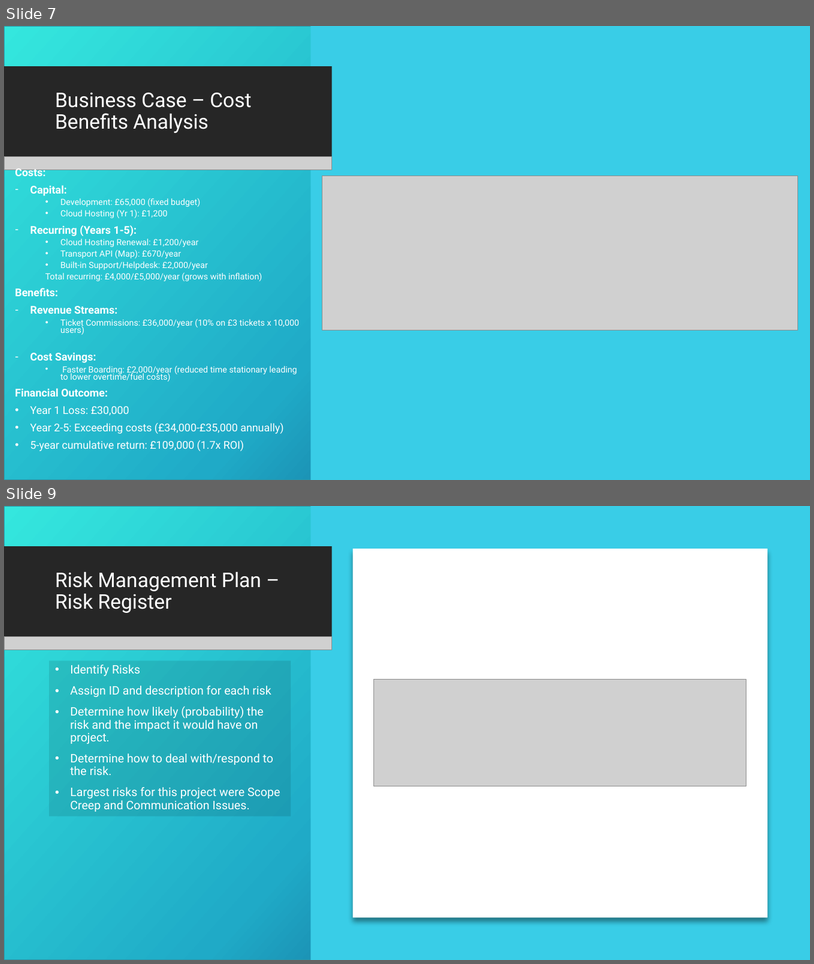
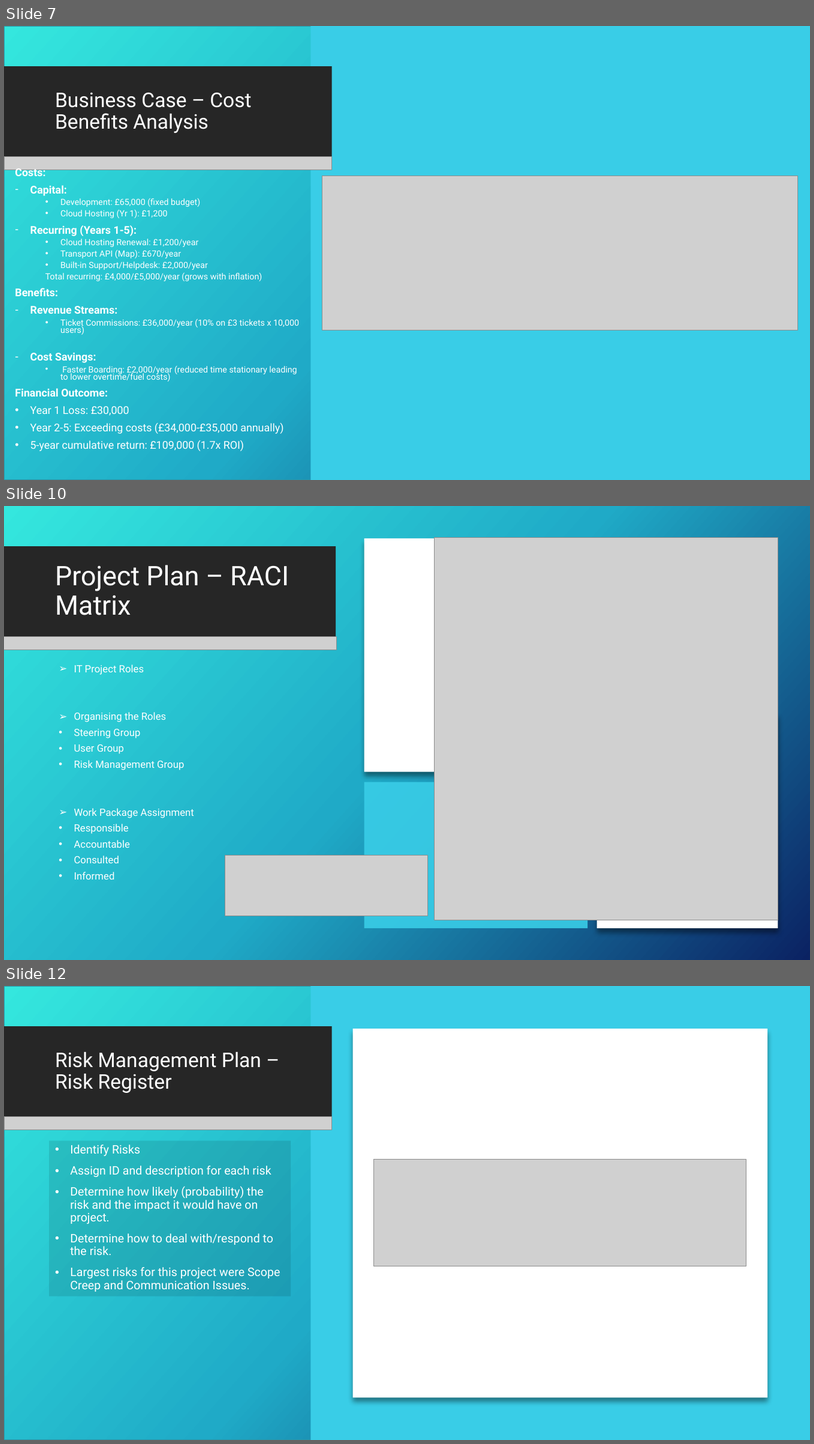
Before and after one commit to c3026923/south-yorkshire-bus-journey-planner, a slide deck: SY Bus Journey Planner Presentation.pptx. Shown one above the other, each under a label of ours: slides 7 and 9 before the commit, slides 7, 10 and 12 after it; the slides between them are not shown. The pictures are 814x964 and 814x1444 pixels, drawn with LibreOffice and Linux fonts; fonts in the diff are those of the drawing; grey boxes stand for pictures; background and template pictures are left out. Boxes give left, top, right and bottom in pixels: in the first picture for what was removed or moved away, otherwise in the second. Text is boxed around its words. In the diff, an @@ line names an element or a change of style, - is before the commit and + after.

```diff
--- a/SY Bus Journey Planner Presentation.pptx
+++ b/SY Bus Journey Planner Presentation.pptx
@@ slide 10 added at (x1=4, y1=506, x2=810, y2=960), background picture (left out); not listed: 2 template elements that a slide beside it also shows @@
@@ rectangle added at (x1=4, y1=506, x2=810, y2=960), fill gradient #36E6DD to #21ABC8 to #0C2263 @@
@@ rectangle added at (x1=365, y1=538, x2=588, y2=772), fill #FFFFFF @@
@@ picture added at (x1=435, y1=537, x2=779, y2=920) @@
@@ rectangle added at (x1=597, y1=538, x2=779, y2=702), fill #39CDE7 at 70% opacity @@
@@ rectangle added at (x1=4, y1=547, x2=336, y2=637), fill #262626 @@
@@ title added at (x1=55, y1=565, x2=289, y2=615), 32 pt, text #FFFFFF @@
+Project Plan – RACI Matrix
@@ picture added at (x1=4, y1=636, x2=337, y2=649) @@
@@ text added at (x1=74, y1=664, x2=194, y2=879), 12 pt, text #FFFFFF @@
+➢ IT Project Roles
+➢ Organising the Roles
+• Steering Group
+• User Group
+• Risk Management Group
+➢ Work Package Assignment
+• Responsible
+• Accountable
+• Consulted
+• Informed
@@ rectangle added at (x1=597, y1=713, x2=779, y2=928), fill #FFFFFF @@
@@ rectangle added at (x1=365, y1=782, x2=588, y2=928), fill #39CDE7 at 90% opacity @@
@@ picture added at (x1=225, y1=855, x2=428, y2=916) @@
@@ what was slide 9 is now slide 12 @@
```
Also in this commit, not shown: 2 slides changed, 6 other slides added, 3 slides removed.
